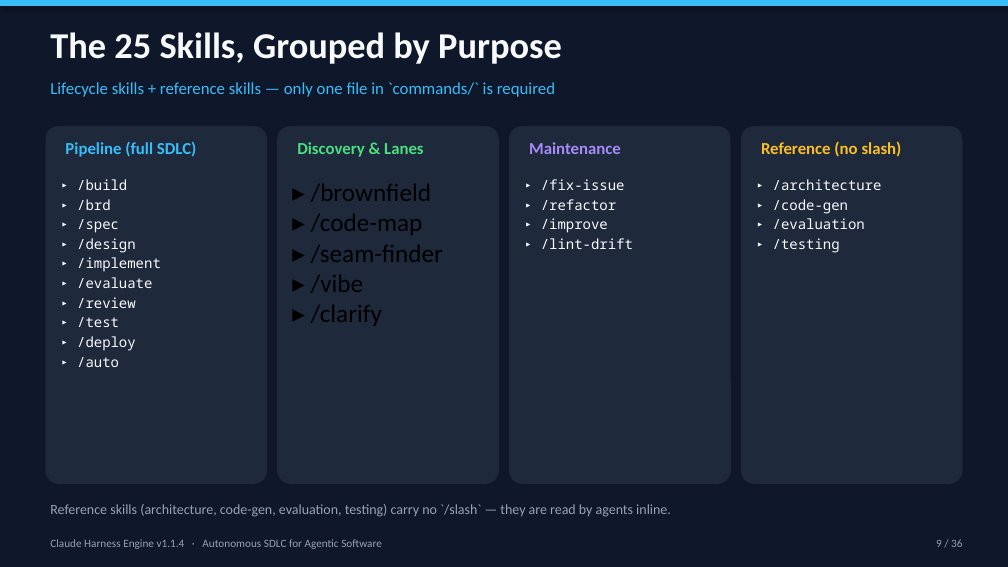
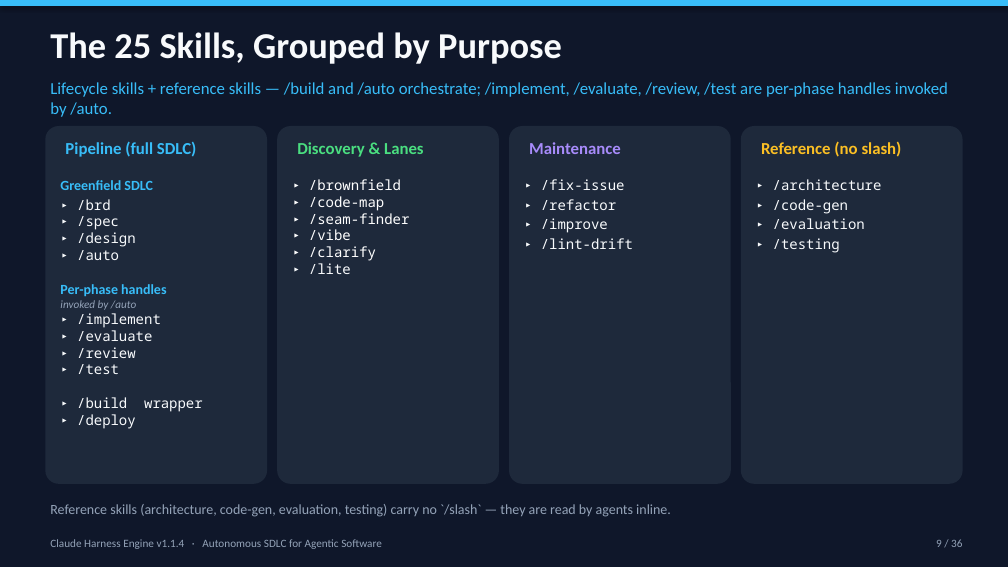
Before and after one commit to cwijayasundara/claude_harness_eng_v6, a slide deck: slide 9 of Claude_Harness_Engine_Design.pptx. Drawn at 1008x567 pixels with LibreOffice and Linux fonts; fonts in the diff are those of the drawing. Boxes give left, top, right and bottom in pixels: in the first picture for what was removed or moved away, otherwise in the second. Text is boxed around its words. In the diff, an @@ line names an element or a change of style, - is before the commit and + after.

```diff
--- a/Claude_Harness_Engine_Design.pptx
+++ b/Claude_Harness_Engine_Design.pptx
@@ text at bbox=[50, 82, 948, 117]: text changed @@
-Lifecycle skills + reference skills — only one file in `commands/` is required
+Lifecycle skills + reference skills — /build and /auto orchestrate; /implement, /evaluate, /review, /test are per-phase handles invoked by /auto.
@@ text at bbox=[309, 179, 409, 261]: size 18 to 10 pt, font Calibri to Noto Sans Mono, text colour #000000 to #FFFFFF in "▸ /brownfield", "▸ /code-map", "▸ /seam-finder", "▸ /vibe" and 1 more places @@
@@ text at bbox=[60, 180, 153, 190]: text changed; font Noto Sans Mono to Calibri; text colour #F8FAFC to #38BDF8; bold on @@
-▸ /build
+Greenfield SDLC
@@ text at bbox=[77, 199, 161, 429]: less space between paragraphs @@
@@ text at bbox=[60, 250, 166, 310]: paragraphs added @@
+▸ /auto
+Per-phase handles
+invoked by /auto
@@ text at bbox=[309, 263, 351, 274]: paragraph added @@
+▸ /lite
@@ text at bbox=[77, 357, 119, 367]: paragraph removed @@
-▸ /auto
@@ text at bbox=[77, 397, 203, 412]: paragraph added @@
+▸ /build wrapper
```
Also in this commit, not shown: 8 other slides changed, 4 other files.
